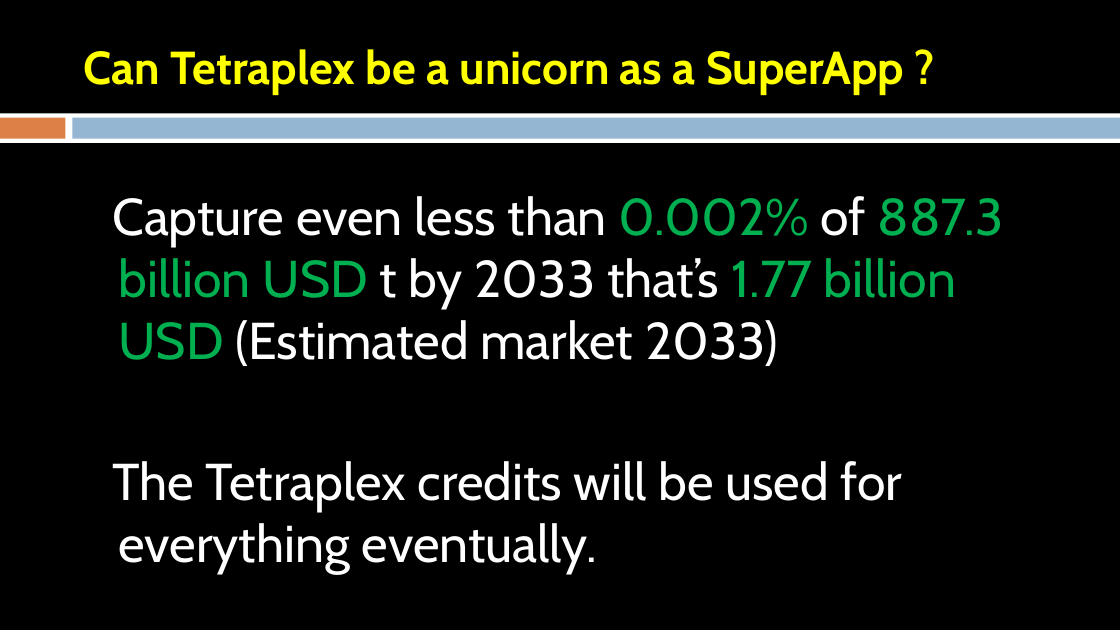
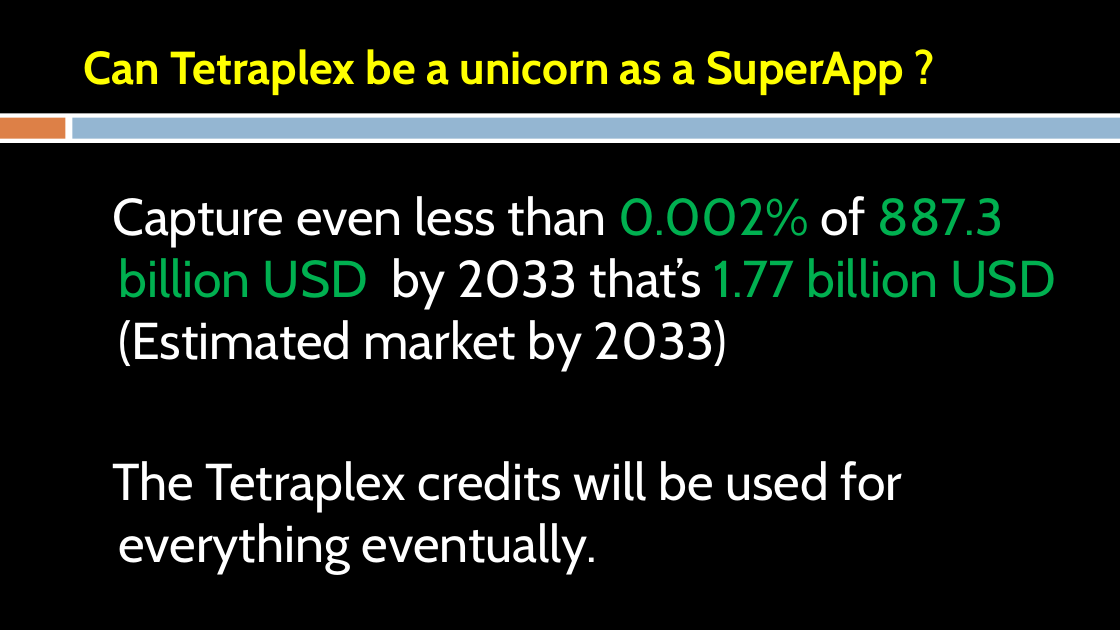
Before and after one commit to TetraPlex-org/central, a slide deck: slide 17 of Documentation/TetraPlex deck 0.54 - dark mode.pptx. Drawn at 1120x630 pixels with LibreOffice and Linux fonts; fonts in the diff are those of the drawing. Boxes give left, top, right and bottom in pixels: in the first picture for what was removed or moved away, otherwise in the second. Text is boxed around its words. In the diff, an @@ line names an element or a change of style, - is before the commit and + after.

Commit message:
Add files via upload
minor edit

```diff
--- a/Documentation/TetraPlex deck 0.54 - dark mode.pptx
+++ b/Documentation/TetraPlex deck 0.54 - dark mode.pptx
@@ text at <box>112,196,1055,370</box>: text changed @@
-Capture even less than 0.002% of 887.3 billion USD t by 2033 that’s 1.77 billion USD (Estimated market 2033)
+Capture even less than 0.002% of 887.3 billion USD by 2033 that’s 1.77 billion USD (Estimated market by 2033)
```
